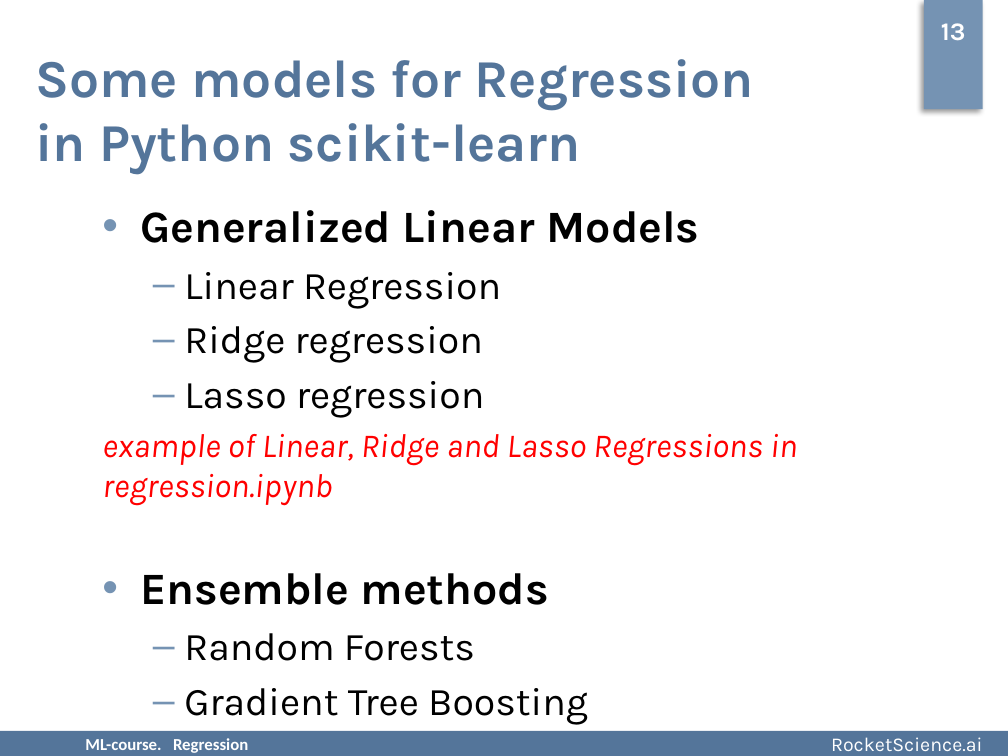
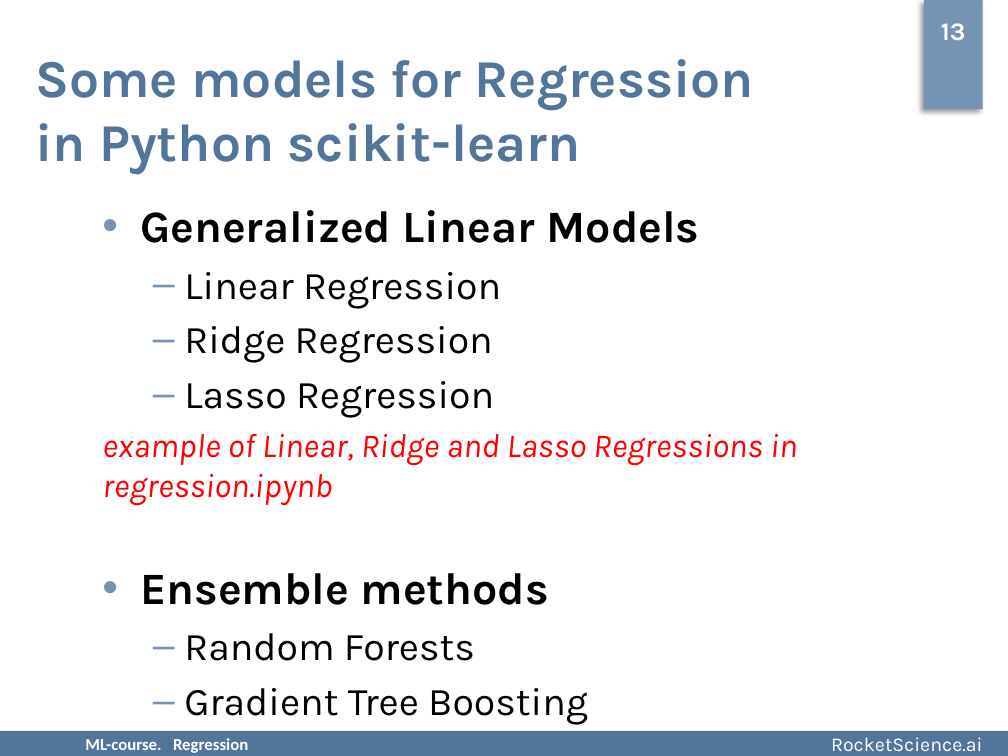
Before and after one commit to rjaffk/tensorby, a slide deck: slide 13 of lecture_regression/presentation/lecture_regression.pptx. Drawn at 1008x756 pixels with LibreOffice and Linux fonts; fonts in the diff are those of the drawing; background and template pictures are left out. Boxes give left, top, right and bottom in pixels: in the first picture for what was removed or moved away, otherwise in the second. Text is boxed around its words. In the diff, an @@ line names an element or a change of style, - is before the commit and + after.

```diff
--- a/lecture_regression/presentation/lecture_regression.pptx
+++ b/lecture_regression/presentation/lecture_regression.pptx
@@ text at <box>184,326,494,418</box>: text changed @@
-  – Ridge regression
-  – Lasso regression
+  – Ridge Regression
+  – Lasso Regression
```
Also in this commit, not shown: 3 other slides changed, 1 other file.
